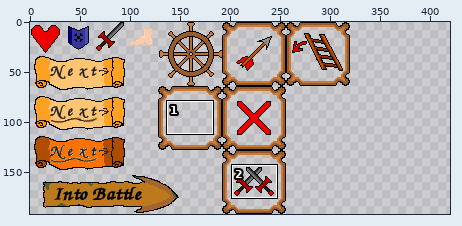
Sprite sheet: res/img/defaultguitileset.png. The first picture is a wide view before the edit; the outline marks the close-up.
Close-up. First the earlier version:
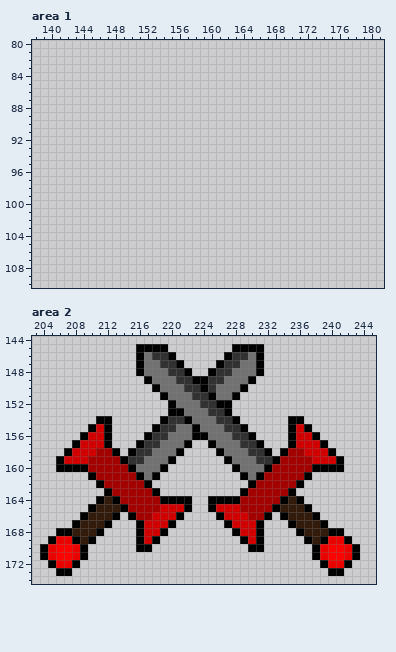
The file is 320x192 pixels. Pixels under 10% opacity are left out. Colours within 5 levels of each other are drawn and written as one. Shown: area 1: x 138..181, y 80..110; area 2: x 203..245, y 144..174. The old version is drawn lined up with the new one, on the new canvas. The commit also changed other parts of the picture, which this record leaves out.
Once edited:
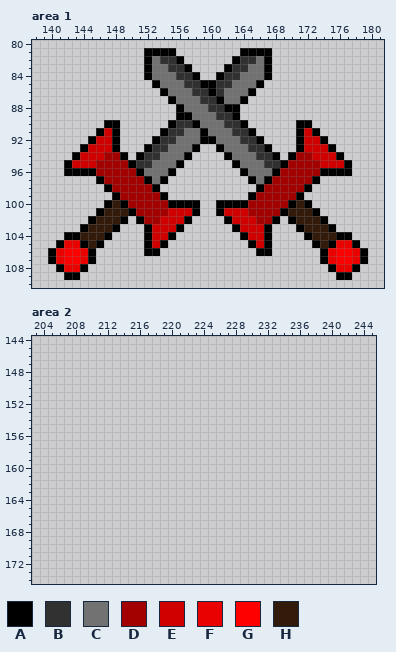
Palette (. is transparent): A #000000  B #313131  C #727272  D #a30000  E #ce0000  F #e90000  G #ff0000  H #331b0c
Changes in this commit:
canvas 320x192 -> 420x192
Area 1:
y 81: x 152..155 .... -> AAAA; x 164..167 .... -> AAAA
y 82: x 152..156 ..... -> ACBBA; x 163..167 ..... -> ABBCA
y 83: x 152..157 ...... -> ACCBBA; x 162..167 ...... -> ABBCCA
y 84: x 152..158 ....... -> ACCCBBA; x 161..167 ....... -> ABBCCCA
y 85: x 153..166 .............. -> ACCCBBAABBCCCA
y 86: x 154..165 ............ -> ACCCBBABCCCA
y 87: x 155..164 .......... -> ACCCBBACCA
y 88: x 156..163 ........ -> ACCCBBAA
y 89: x 156..163 ........ -> AACCCBBA
y 90: x 147..148 .. -> AA; x 155..164 .......... -> ABBACCCBBA; x 171..172 .. -> AA
y 91: x 146..148 ... -> AEA; x 154..165 ............ -> ABBCCACCCBBA; x 171..173 ... -> AEA
y 92: x 145..148 .... -> AEEA; x 153..166 .............. -> ABBCCCAACCCBBA; x 171..174 .... -> AEEA
y 93: x 144..148 ..... -> AEEEA; x 152..158 ....... -> ABBCCCA; x 161..167 ....... -> ACCCBBA; x 171..175 ..... -> AEEEA
y 94: x 143..149 ....... -> AEEEDDA; x 151..157 ....... -> ABBCCCA; x 162..168 ....... -> ACCCBBA; x 170..176 ....... -> ADDEEEA
y 95: x 142..156 ............... -> AEEEDDDDABBCCCA; x 163..177 ............... -> ACCCBBADDDDEEEA
y 96: x 142..155 .............. -> AAAADDDDDACCCA; x 164..177 .............. -> ACCCADDDDDAAAA
y 97: x 146..154 ......... -> ADDDDDACA; x 165..173 ......... -> ACADDDDDA
y 98: x 147..153 ....... -> ADDDDDA; x 166..172 ....... -> ADDDDDA
y 99: x 148..154 ....... -> ADDDDDA; x 165..171 ....... -> ADDDDDA
y 100: x 147..158 ............ -> AHADDDDDAAAA; x 161..172 ............ -> AAAADDDDDAHA
y 101: x 146..158 ............. -> AHHHADDDDEEEA; x 161..173 ............. -> AEEEDDDDAHHHA
y 102: x 145..149 ..... -> AHHHA; x 151..157 ....... -> ADDEEEA; x 162..168 ....... -> AEEEDDA; x 170..174 ..... -> AHHHA
y 103: x 144..148 ..... -> AHHHA; x 152..156 ..... -> AEEEA; x 163..167 ..... -> AEEEA; x 171..175 ..... -> AHHHA
y 104: x 142..147 ...... -> AAHHHA; x 152..155 .... -> AEEA; x 164..167 .... -> AEEA; x 172..177 ...... -> AHHHAA
y 105: x 141..146 ...... -> AFFAHA; x 152..154 ... -> AEA; x 165..167 ... -> AEA; x 173..178 ...... -> AHAFFA
y 106: x 140..145 ...... -> AFGGFA; x 152..153 .. -> AA; x 166..167 .. -> AA; x 174..179 ...... -> AFGGFA
y 107: x 140..145 ...... -> AFGGFA; x 174..179 ...... -> AFGGFA
y 108: x 141..144 .... -> AFFA; x 175..178 .... -> AFFA
y 109: x 142..143 .. -> AA; x 176..177 .. -> AA
Area 2:
y 145: x 216..219 AAAA -> ....; x 228..231 AAAA -> ....
y 146: x 216..220 ACBBA -> .....; x 227..231 ABBCA -> .....
y 147: x 216..221 ACCBBA -> ......; x 226..231 ABBCCA -> ......
y 148: x 216..222 ACCCBBA -> .......; x 225..231 ABBCCCA -> .......
y 149: x 217..230 ACCCBBAABBCCCA -> ..............
y 150: x 218..229 ACCCBBABCCCA -> ............
y 151: x 219..228 ACCCBBACCA -> ..........
y 152: x 220..227 ACCCBBAA -> ........
y 153: x 220..227 AACCCBBA -> ........
y 154: x 211..212 AA -> ..; x 219..228 ABBACCCBBA -> ..........; x 235..236 AA -> ..
y 155: x 210..212 AEA -> ...; x 218..229 ABBCCACCCBBA -> ............; x 235..237 AEA -> ...
y 156: x 209..212 AEEA -> ....; x 217..230 ABBCCCAACCCBBA -> ..............; x 235..238 AEEA -> ....
y 157: x 208..212 AEEEA -> .....; x 216..222 ABBCCCA -> .......; x 225..231 ACCCBBA -> .......; x 235..239 AEEEA -> .....
y 158: x 207..213 AEEEDDA -> .......; x 215..221 ABBCCCA -> .......; x 226..232 ACCCBBA -> .......; x 234..240 ADDEEEA -> .......
y 159: x 206..220 AEEEDDDDABBCCCA -> ...............; x 227..241 ACCCBBADDDDEEEA -> ...............
y 160: x 206..219 AAAADDDDDACCCA -> ..............; x 228..241 ACCCADDDDDAAAA -> ..............
y 161: x 210..218 ADDDDDACA -> .........; x 229..237 ACADDDDDA -> .........
y 162: x 211..217 ADDDDDA -> .......; x 230..236 ADDDDDA -> .......
y 163: x 212..218 ADDDDDA -> .......; x 229..235 ADDDDDA -> .......
y 164: x 211..222 AHADDDDDAAAA -> ............; x 225..236 AAAADDDDDAHA -> ............
y 165: x 210..222 AHHHADDDDEEEA -> .............; x 225..237 AEEEDDDDAHHHA -> .............
y 166: x 209..213 AHHHA -> .....; x 215..221 ADDEEEA -> .......; x 226..232 AEEEDDA -> .......; x 234..238 AHHHA -> .....
y 167: x 208..212 AHHHA -> .....; x 216..220 AEEEA -> .....; x 227..231 AEEEA -> .....; x 235..239 AHHHA -> .....
y 168: x 206..211 AAHHHA -> ......; x 216..219 AEEA -> ....; x 228..231 AEEA -> ....; x 236..241 AHHHAA -> ......
y 169: x 205..210 AFFAHA -> ......; x 216..218 AEA -> ...; x 229..231 AEA -> ...; x 237..242 AHAFFA -> ......
y 170: x 204..209 AFGGFA -> ......; x 216..217 AA -> ..; x 230..231 AA -> ..; x 238..243 AFGGFA -> ......
y 171: x 204..209 AFGGFA -> ......; x 238..243 AFGGFA -> ......
y 172: x 205..208 AFFA -> ....; x 239..242 AFFA -> ....
y 173: x 206..207 AA -> ..; x 240..241 AA -> ..
